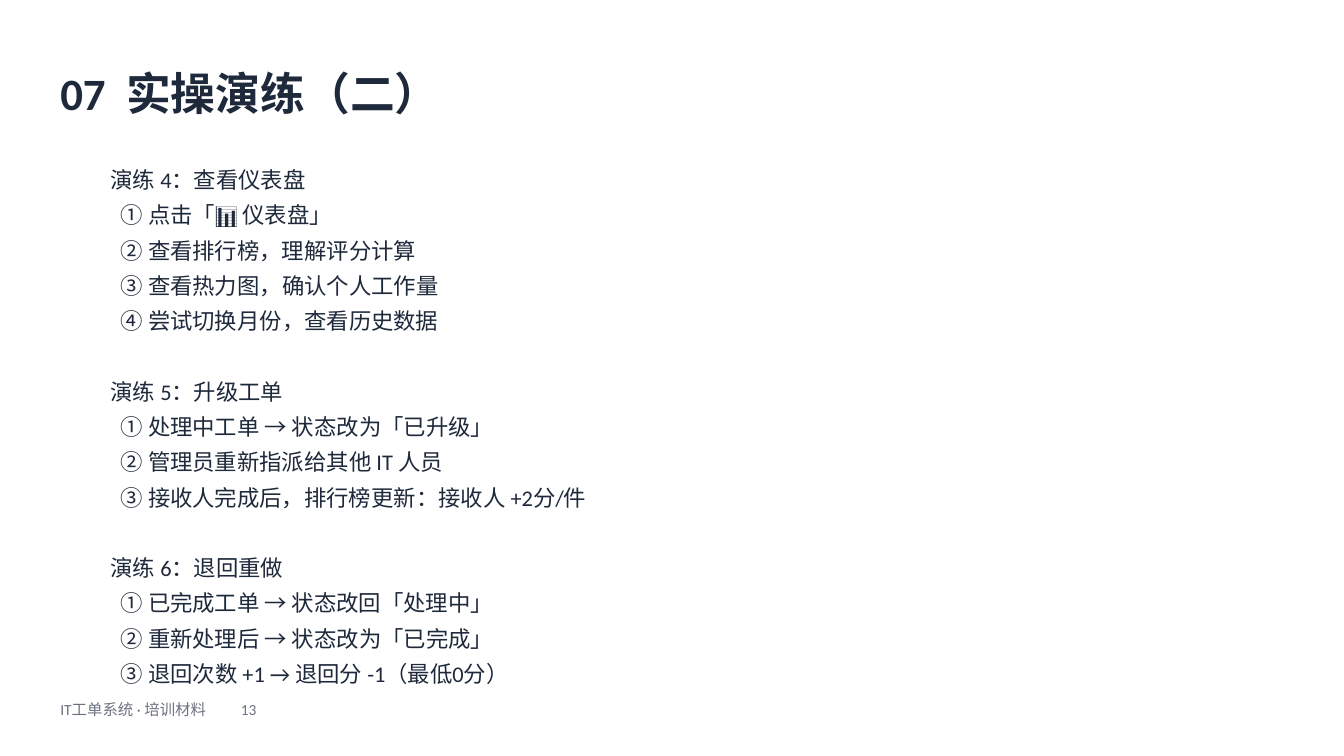
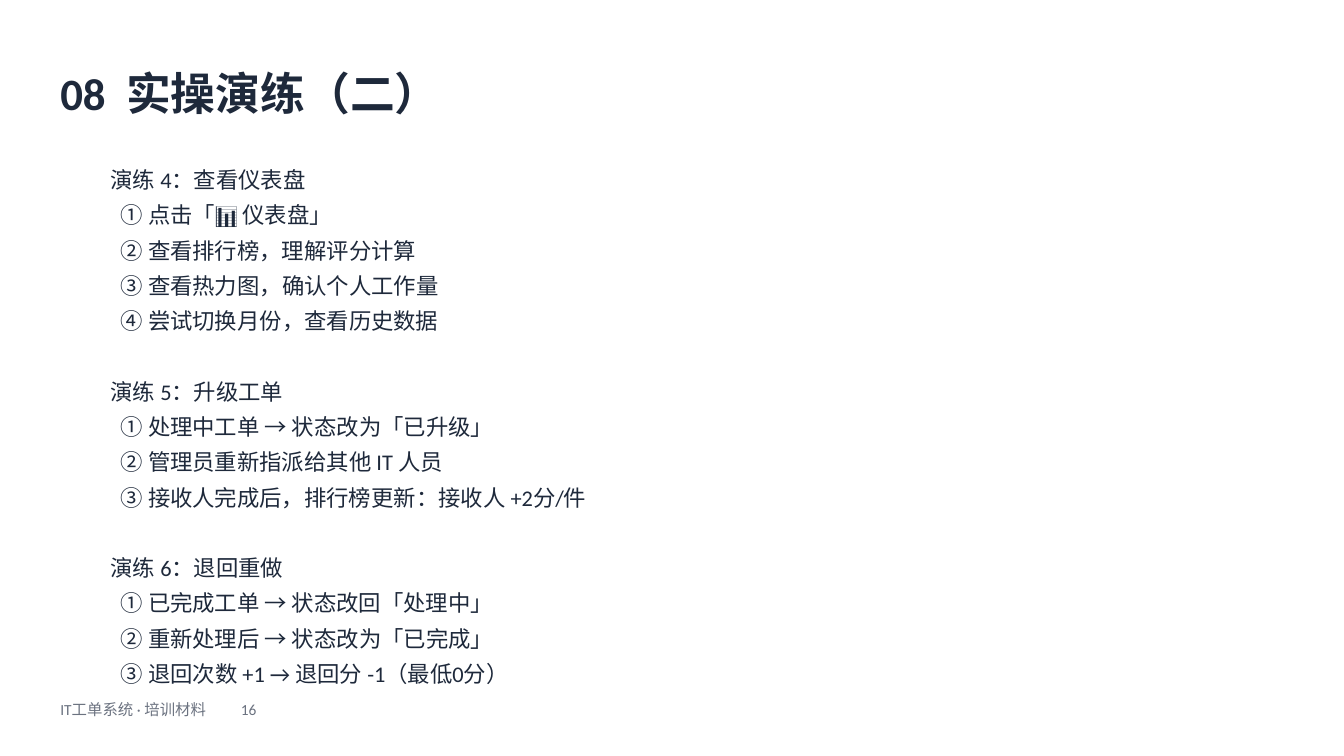
Before and after one commit to vspoptang/it-ticketing, a slide deck: slide 16 of docs/IT工单系统-培训材料.pptx (slide 13 before the commit). Drawn at 1344x756 pixels with LibreOffice and Linux fonts; fonts in the diff are those of the drawing. Boxes give left, top, right and bottom in pixels: in the first picture for what was removed or moved away, otherwise in the second. Text is boxed around its words. In the diff, an @@ line names an element or a change of style, - is before the commit and + after.

```diff
--- a/docs/IT工单系统-培训材料.pptx
+++ b/docs/IT工单系统-培训材料.pptx
@@ text at <box>60,71,440,115</box>: text changed @@
-07 实操演练（二）
+08 实操演练（二）
@@ text at <box>60,702,257,716</box>: text changed @@
-IT工单系统 · 培训材料 13
+IT工单系统 · 培训材料 16
```
Also in this commit, not shown: 12 other slides changed, 3 slides added, 2 other files.
